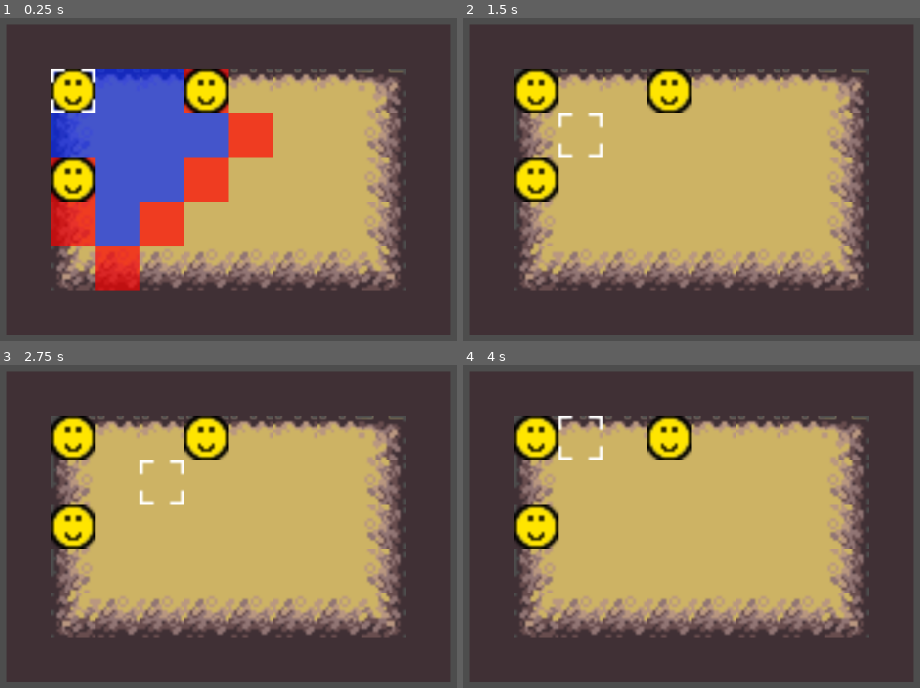
Above: before the commit, frames 1-4 (two rows, left to right).
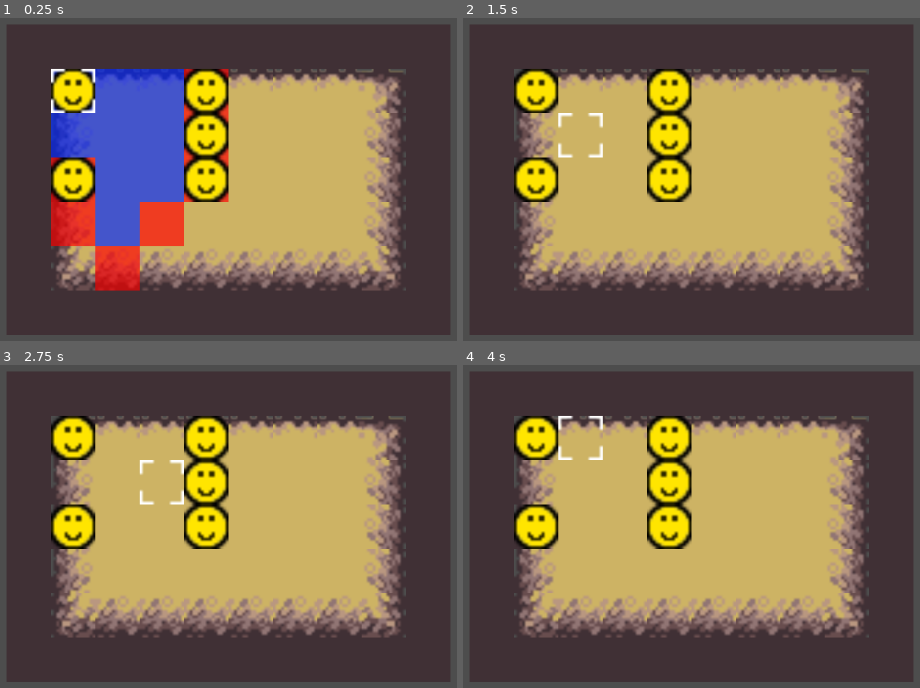
Above: after the commit, the same moments.

Repository: JonasBachmeier-UNI/GameEngineering
Game: Godot game, scene res://test.tscn
The game is run twice, just before and just after one commit, with the same random seed, the same clock (stepped at 60 frames per second) and the same inputs.
Inputs:
- Up to frame 1 (0.25 s): no input
- Up to frame 2 (1.5 s): hold Right (ui_right) 0.53-1.28 s; tap Space (ui_select) at 0.77 s; tap Enter at 1.25 s; hold Down (ui_down) from 1.28 s (still down)
- Up to frame 3 (2.75 s): tap Space (ui_select) at 1.52 s; release Down (ui_down) at 2.03 s; hold Right (ui_right) from 2.03 s (still down)
- Up to frame 4 (4 s): release Right (ui_right) at 2.78 s; hold Up (ui_up) 2.78-3.53 s; tap Space (ui_select) at 3.02, 3.77 s; hold Left (ui_left) from 3.53 s (still down)

The runs differ from the first frame. In frame 1, 4.0% of the frame differs, in the area x 40-60%, y 29-57%; in frame 2, 2.6%; in frame 3, 2.6%; in frame 4, 2.6%.

Commit message:
bugfix: Einheiten stapeln sich wirklich nicht mehr

Diff:
--- a/nohonoramongthieves/Scripts/GameLogic/unit.gd
+++ b/nohonoramongthieves/Scripts/GameLogic/unit.gd
@@ -307,6 +307,7 @@
 
 func get_shortest_path_to_enemy():
 	update_units()
+	update_board()
 	var shortest_path = []
 	var target_unit = null
 	var id = coordinate_to_id(x_coord, y_coord)
@@ -319,6 +320,18 @@
 				target_unit = unit
 				shortest_path = path_to_unit
 
+	var last_field_x = shortest_path[-1][0]
+	var last_field_y = shortest_path[-1][1]
+	var field_unreachable = get_grid_value(last_field_x, last_field_y) >= ENEMY_POSITION_VALUE
+	while field_unreachable:
+		print(get_grid_value(last_field_x, last_field_y))
+		if len(shortest_path) <= 1:
+			return [shortest_path, target_unit]
+		shortest_path = shortest_path.slice(0, len(shortest_path)-1)
+		last_field_x = shortest_path[-1][0]
+		last_field_y = shortest_path[-1][1]
+		field_unreachable = get_grid_value(last_field_x, last_field_y) >= ENEMY_POSITION_VALUE
+
 	return [shortest_path, target_unit]
 
 func get_moves_left():
--- a/nohonoramongthieves/test.tscn
+++ b/nohonoramongthieves/test.tscn
@@ -127,6 +127,7 @@
 script = ExtResource("5_177xh")
 
 [node name="Unit" parent="GameBoard/Units" instance=ExtResource("6_0du6g")]
+max_hp = 885
 
 [node name="Unit3" parent="GameBoard/Units" instance=ExtResource("6_0du6g")]
 is_enemy = true
@@ -135,6 +136,16 @@
 [node name="Unit2" parent="GameBoard/Units" instance=ExtResource("6_0du6g")]
 is_enemy = true
 x_coord = 4
+
+[node name="Unit4" parent="GameBoard/Units" instance=ExtResource("6_0du6g")]
+is_enemy = true
+x_coord = 4
+y_coord = 3
+
+[node name="Unit5" parent="GameBoard/Units" instance=ExtResource("6_0du6g")]
+is_enemy = true
+x_coord = 4
+y_coord = 2
 
 [node name="Cursor" type="AnimatedSprite2D" parent="GameBoard"]
 sprite_frames = SubResource("SpriteFrames_kfbps")
@@ -159,3 +170,5 @@
 [editable path="GameBoard/Units/Unit"]
 [editable path="GameBoard/Units/Unit3"]
 [editable path="GameBoard/Units/Unit2"]
+[editable path="GameBoard/Units/Unit4"]
+[editable path="GameBoard/Units/Unit5"]
--- a/nohonoramongthieves/unit_manager.gd
+++ b/nohonoramongthieves/unit_manager.gd
@@ -84,15 +84,15 @@
 	var target_unit = ai_data[1]
 
 	## Kein Pfad zu einem Gegner möglich
-	if len(shortest_path) <= 2:
+	if len(shortest_path) <= 1:
 		unit.wait_for_next_turn()
 		emit_signal("ai_move_done")
 		return
 
 	## Eine Einheit ist angreifbar
 	if len(shortest_path) <= unit.get_moves_left() + 1:
-		var new_x = target_unit.x_coord
-		var new_y = target_unit.y_coord
+		var new_x = shortest_path[-1][0]
+		var new_y = shortest_path[-1][1]
 		move_unit(unit, new_x, new_y)
 		unit_attack(unit, target_unit)
 		return
